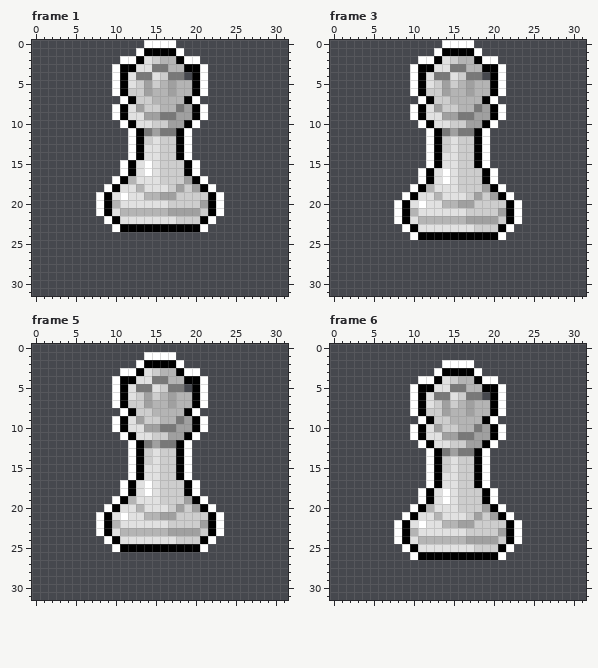
Edited in one commit: pixel-art file (Assets/Sprites/Sprites-Animation/Pieces/Pieces Dropping In/Aseprite Files/White Queen Landing.aseprite). Above: the version before the commit.
32x32 pixels, 18 frames. Shown: frame 1, frame 3, frame 5, frame 6. The commit also changed other frames, which this record leaves out.
New version:
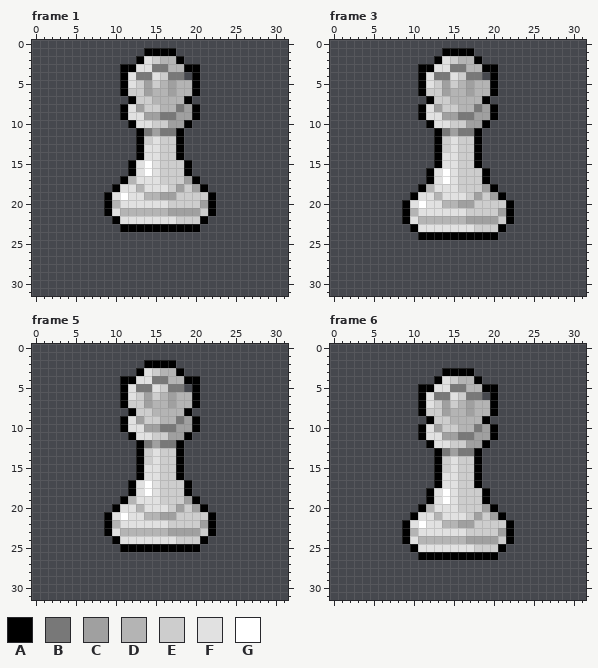
Palette (. is transparent): A #000000  B #787878  C #a0a0a0  D #b4b4b4  E #cdcdcd  F #e1e1e1  G #ffffff
From old to new:
Frame 1:
Colour G is removed in row 0 at x 14 to 17; in row 1 at x 13 and 18; in row 2 at x 11 to 12 and 19 to 20; in rows 3 to 6 at x 10 and 21; in row 7 at x 11 and 20; in rows 8 to 9 at x 10 and 21.
Colour G is removed in row 10 at x 11 and 20; in rows 11 to 14 at x 12 and 19; in rows 15 to 16 at x 11 and 20; in row 17 at x 10 and 21; in row 18 at x 9 and 22; in rows 19 to 21 at x 8 and 23.
Colour G is removed in row 22 at x 9 and 22; in row 23 at x 10 and 21.
Frame 3:
Colour G is removed in row 0 at x 14 to 17; in row 1 at x 13 and 18; in row 2 at x 11 to 12 and 19 to 20; in rows 3 to 6 at x 10 and 21; in row 7 at x 11 and 20; in rows 8 to 9 at x 10 and 21.
Colour G is removed in row 10 at x 11 and 20; in rows 11 to 15 at x 12 and 19; in rows 16 to 17 at x 11 and 20; in row 18 at x 10 and 21; in row 19 at x 9 and 22; in rows 20 to 22 at x 8 and 23.
Colour G is removed in row 23 at x 9 and 22; in row 24 at x 10 and 21.
Frame 5:
Colour G is removed in row 1 at x 14 to 17; in row 2 at x 13 and 18; in row 3 at x 11 to 12 and 19 to 20; in rows 4 to 7 at x 10 and 21; in row 8 at x 11 and 20; in rows 9 to 10 at x 10 and 21.
Colour G is removed in row 11 at x 11 and 20; in rows 12 to 16 at x 12 and 19; in rows 17 to 18 at x 11 and 20; in row 19 at x 10 and 21; in row 20 at x 9 and 22; in rows 21 to 23 at x 8 and 23.
Colour G is removed in row 24 at x 9 and 22; in row 25 at x 10 and 21.
Frame 6:
Colour G is removed in row 2 at x 14 to 17; in row 3 at x 13 and 18; in row 4 at x 11 to 12 and 19 to 20; in rows 5 to 8 at x 10 and 21; in row 9 at x 11 and 20; in rows 10 to 11 at x 10 and 21.
Colour G is removed in row 12 at x 11 and 20; in rows 13 to 17 at x 12 and 19; in rows 18 to 19 at x 11 and 20; in row 20 at x 10 and 21; in row 21 at x 9 and 22; in rows 22 to 24 at x 8 and 23.
Colour G is removed in row 25 at x 9 and 22; in row 26 at x 10 and 21.
Changed places in both pictures, as pixel boxes (x1, y1, x2, y2):
erased: (96, 40, 224, 232)
erased: (394, 40, 522, 240)
erased: (96, 352, 224, 552)
erased: (394, 360, 522, 560)
